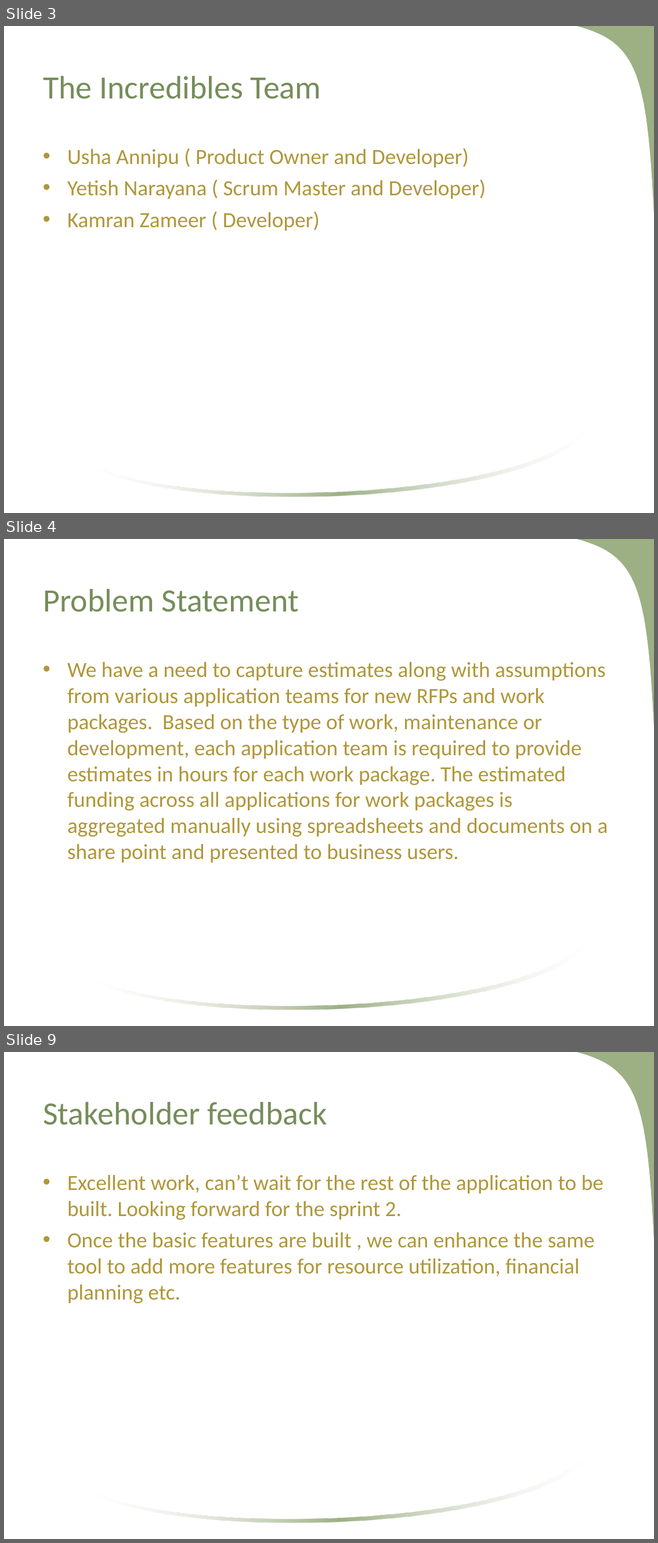
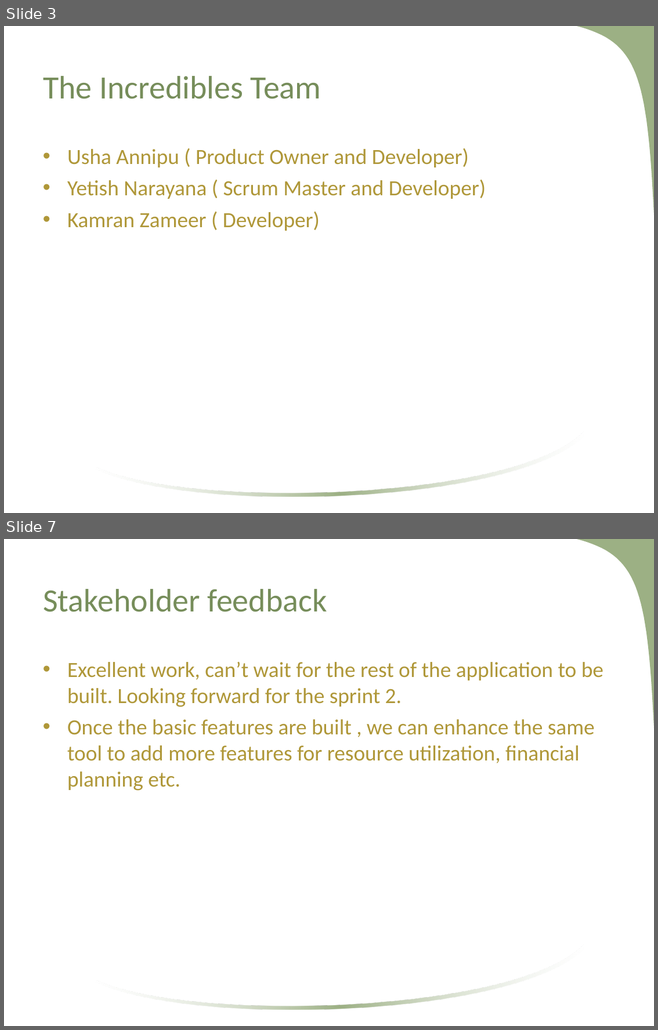
Before and after one commit to kamranzameer/agileFinalProject, a slide deck: docs/WorkPackage Management -Project Proposal.ppt. Shown one above the other, each under a label of ours: slides 3, 4 and 9 before the commit, slides 3 and 7 after it; the slides between them are not shown. The pictures are 658x1543 and 658x1030 pixels, drawn with LibreOffice and Linux fonts; fonts in the diff are those of the drawing; background and template pictures are left out. Boxes give left, top, right and bottom in pixels: in the first picture for what was removed or moved away, otherwise in the second. Text is boxed around its words. In the diff, an @@ line names an element or a change of style, - is before the commit and + after.

Commit message:
updated presentation as per team's feedback

```diff
--- a/docs/WorkPackage Management -Project Proposal.ppt
+++ b/docs/WorkPackage Management -Project Proposal.ppt
@@ slide 4 removed at (4,539,654,1026), background #FFFFFF; not listed: 2 template elements that a slide beside it also shows @@
@@ title removed at (43,589,299,612) @@
-Problem Statement
@@ text removed at (67,662,608,863) @@
-• We have a need to capture estimates along with assumptions from various application teams for new RFPs and work packages. Based on the type of work, maintenance or development, each application team is required to provide estimates in hours for each work package. The estimated funding across all applications for work packages is aggregated manually using spreadsheets and documents on a share point and presented to business users.
@@ what was slide 9 is now slide 7 @@
```
Also in this commit, not shown: 3 slides changed, 2 slides added, 4 other slides removed.
